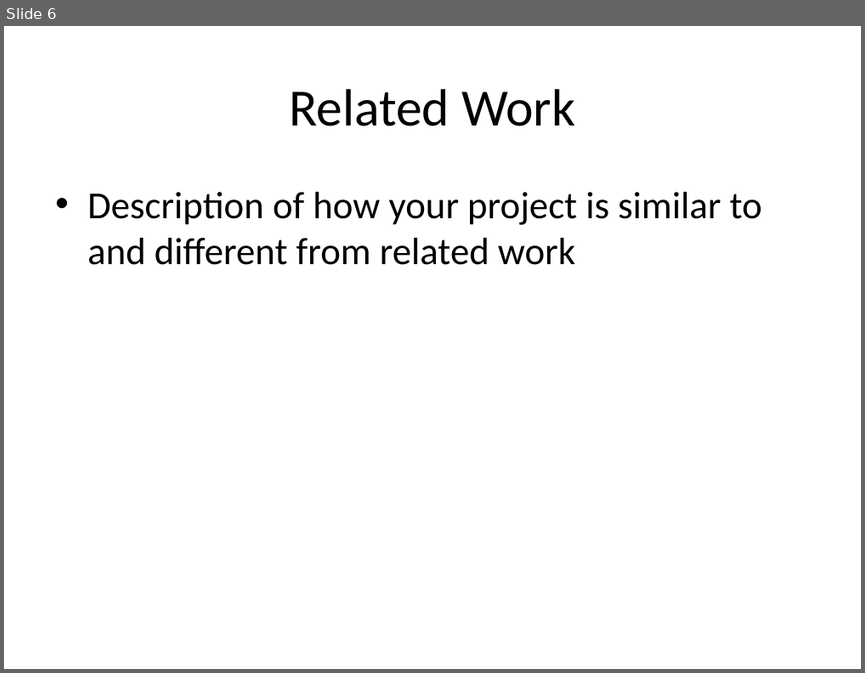
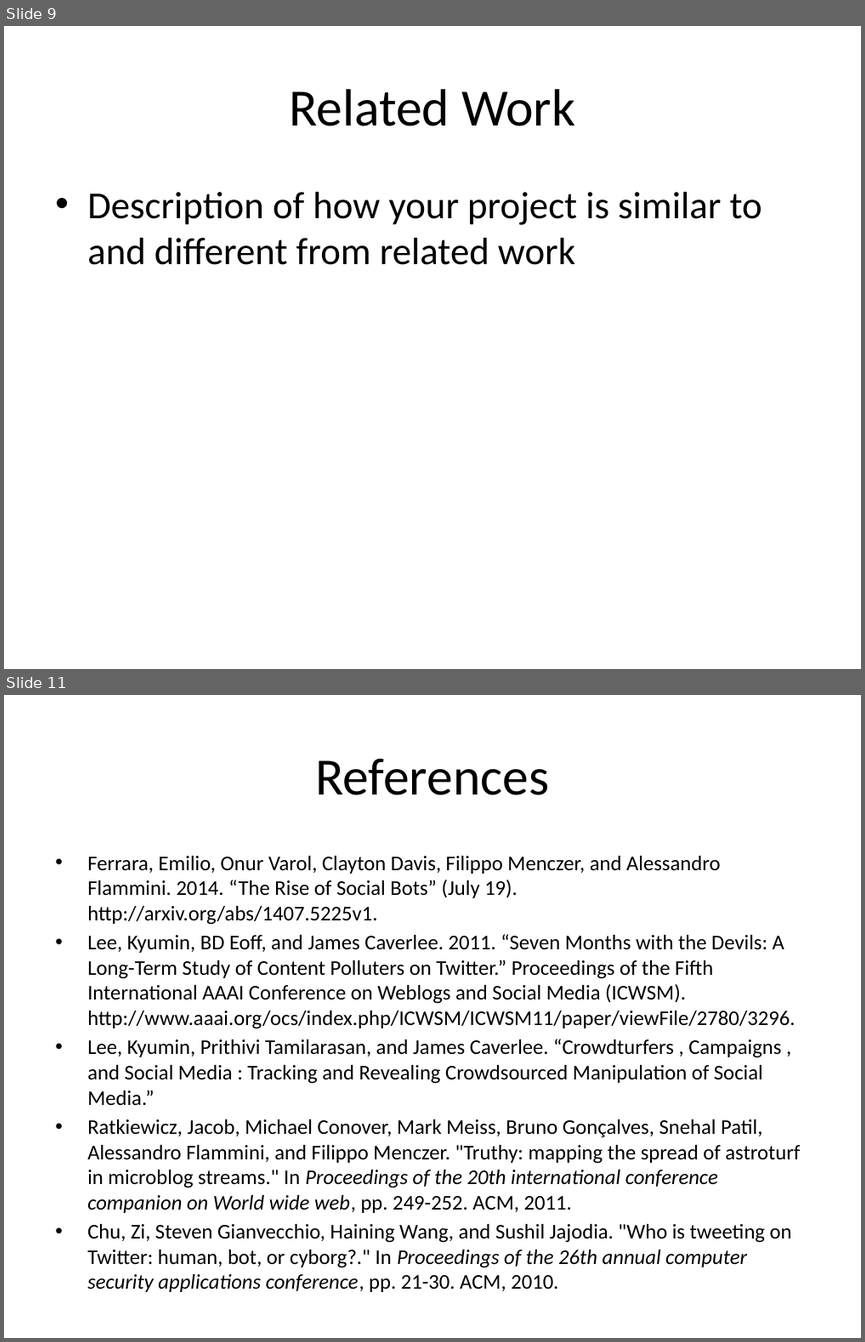
Before and after one commit to mramire8/osna, a slide deck: presentations/proposal.pptx. Shown one above the other, each under a label of ours: slide 6 before the commit, slides 9 and 11 after it; the slides between them are not shown. The pictures are 865x673 and 865x1342 pixels, drawn with LibreOffice and Linux fonts; fonts in the diff are those of the drawing. Boxes give left, top, right and bottom in pixels: in the first picture for what was removed or moved away, otherwise in the second. Text is boxed around its words. In the diff, an @@ line names an element or a change of style, - is before the commit and + after.

```diff
--- a/presentations/proposal.pptx
+++ b/presentations/proposal.pptx
@@ slide 11 added at bbox=[4, 695, 861, 1338], background #FFFFFF @@
@@ title added at bbox=[315, 758, 549, 795], 44 pt, text #000000 @@
+References
@@ text added at bbox=[87, 856, 800, 1268], 17.6 pt, text #000000 @@
+• Ferrara, Emilio, Onur Varol, Clayton Davis, Filippo Menczer, and Alessandro Flammini. 2014. “The Rise of Social Bots” (July 19). http://arxiv.org/abs/1407.5225v1.
+• Lee, Kyumin, BD Eoff, and James Caverlee. 2011. “Seven Months with the Devils: A Long-Term Study of Content Polluters on Twitter.” Proceedings of the Fifth International AAAI Conference on Weblogs and Social Media (ICWSM). http://www.aaai.org/ocs/index.php/ICWSM/ICWSM11/paper/viewFile/2780/3296.
+• Lee, Kyumin, Prithivi Tamilarasan, and James Caverlee. “Crowdturfers , Campaigns , and Social Media : Tracking and Revealing Crowdsourced Manipulation of Social Media.”
+• Ratkiewicz, Jacob, Michael Conover, Mark Meiss, Bruno Gonçalves, Snehal Patil, Alessandro Flammini, and Filippo Menczer. "Truthy: mapping the spread of astroturf in microblog streams." In Proceedings of the 20th international conference companion on World wide web, pp. 249-252. ACM, 2011.
+• Chu, Zi, Steven Gianvecchio, Haining Wang, and Sushil Jajodia. "Who is tweeting on Twitter: human, bot, or cyborg?." In Proceedings of the 26th annual computer security applications conference, pp. 21-30. ACM, 2010.
@@ what was slide 6 is now slide 9 @@
```
Also in this commit, not shown: 2 slides changed, 6 other slides added, 3 slides removed, 1 other file.
